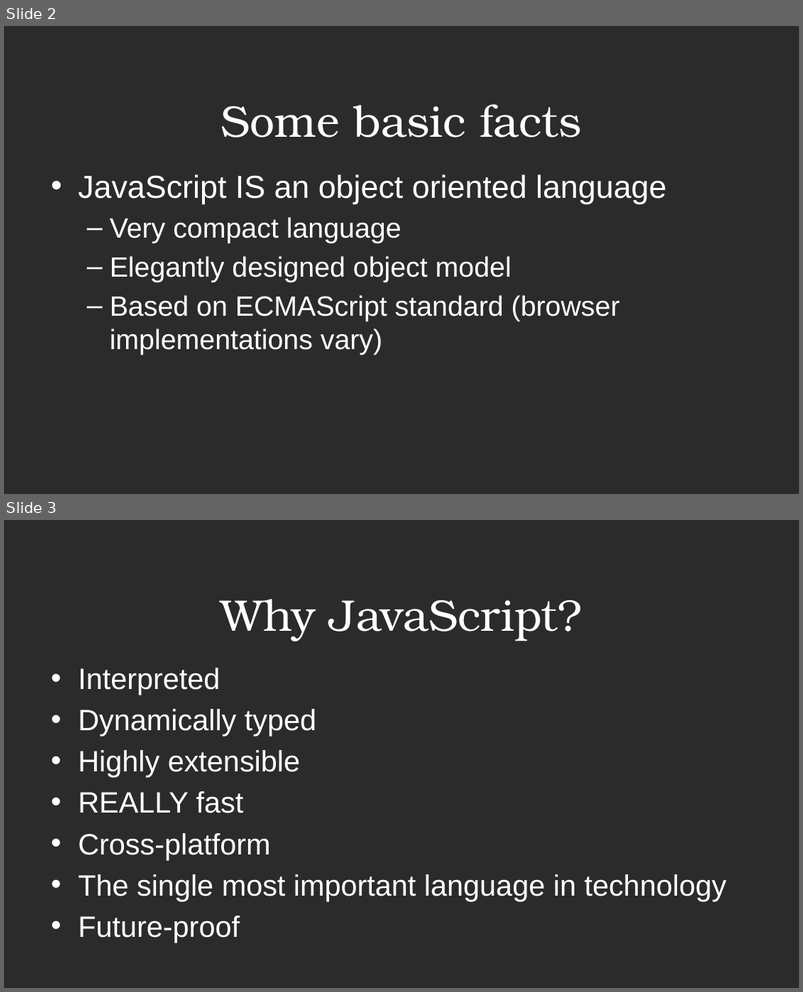
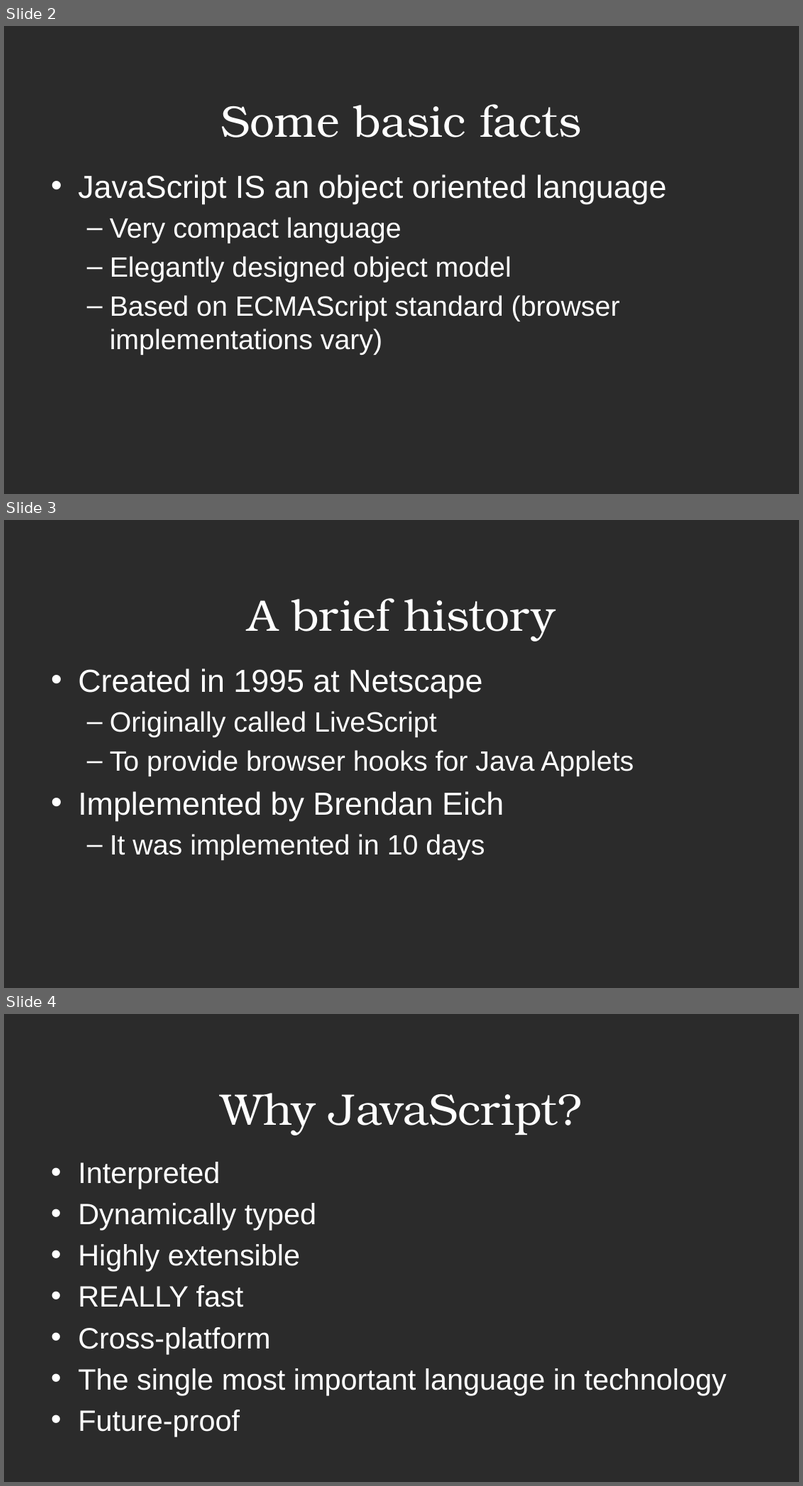
Before and after one commit to JasonOffutt/RefreshCache2011, a slide deck: js-bootcamp/js-bootcamp.pptx. Shown one above the other, each under a label of ours: slides 2 and 3 before the commit, slides 2, 3 and 4 after it. The pictures are 803x992 and 803x1486 pixels, drawn with LibreOffice and Linux fonts; fonts in the diff are those of the drawing; background and template pictures are left out; a plain dark background stands for a picture behind light text. Boxes give left, top, right and bottom in pixels: in the first picture for what was removed or moved away, otherwise in the second. Text is boxed around its words. In the diff, an @@ line names an element or a change of style, - is before the commit and + after.

```diff
--- a/js-bootcamp/js-bootcamp.pptx
+++ b/js-bootcamp/js-bootcamp.pptx
@@ slide 3 added at (4, 520, 799, 988), background picture (left out) @@
@@ title added at (248, 598, 556, 641), 68 pt, text #FFFFFF @@
+A brief history
@@ text added at (78, 668, 634, 860), 43 pt, text #FFFFFF @@
+• Created in 1995 at Netscape
+  – Originally called LiveScript
+  – To provide browser hooks for Java Applets
+• Implemented by Brendan Eich
+  – It was implemented in 10 days
@@ what was slide 3 is now slide 4 @@
```
Also in this commit, not shown: 1 slide changed, 2 other slides added, 1 slide removed, 1 other file.
